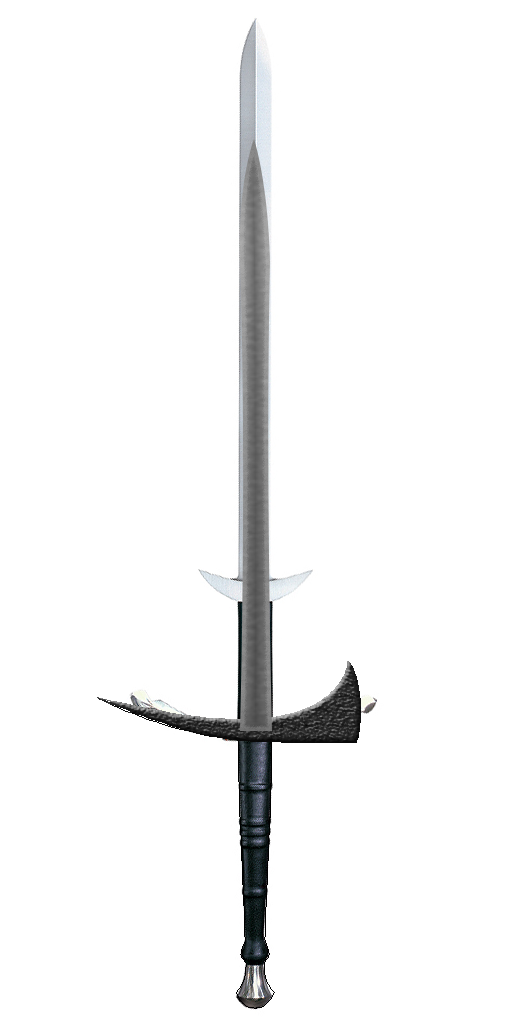
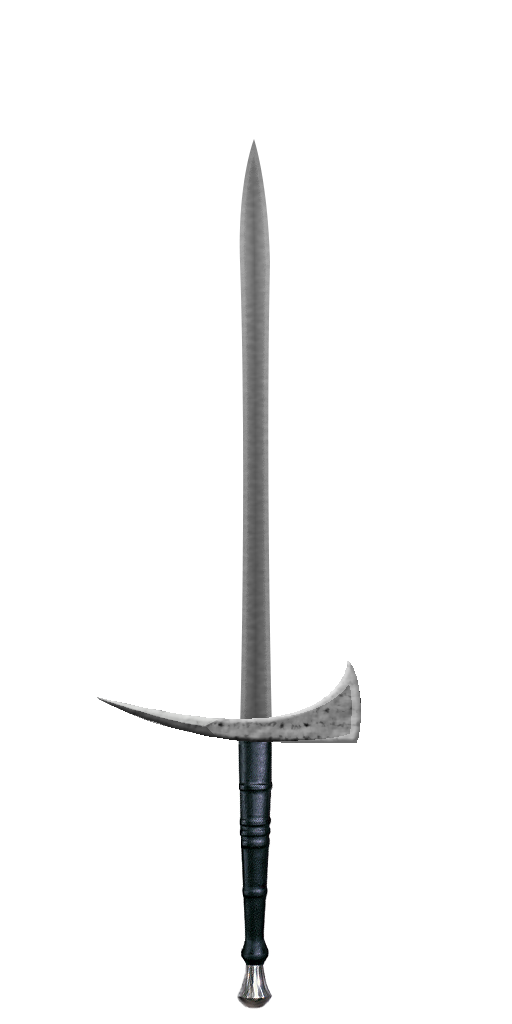
Layer changes from the first 512 × 1024 image to the second:
added group "Group 1" with 3 layers above "Layer 6" over [97, 661, 361, 744]
added layer "Layer 9" (35%) in group "Group 1" over [271, 661, 361, 744]
added layer "Layer 8" (58%) in group "Group 1" over [97, 698, 216, 737]
added layer "Layer 7" (49%) in group "Group 1" over [97, 697, 219, 726]
moved "Layer 2" above "Layer 3", painted on it over [97, 661, 361, 743]
hid "Layer 1", opacity 100% → 57%, painted on it over [236, 732, 275, 1009]
added layer "Layer 5" above "two-handed-great-sword-88wgs-full-1" over [235, 732, 275, 1009]
hid "two-handed-great-sword-88wgs-full-1" over [97, 17, 378, 1012]
hid "Background" over [97, 17, 378, 1012]
